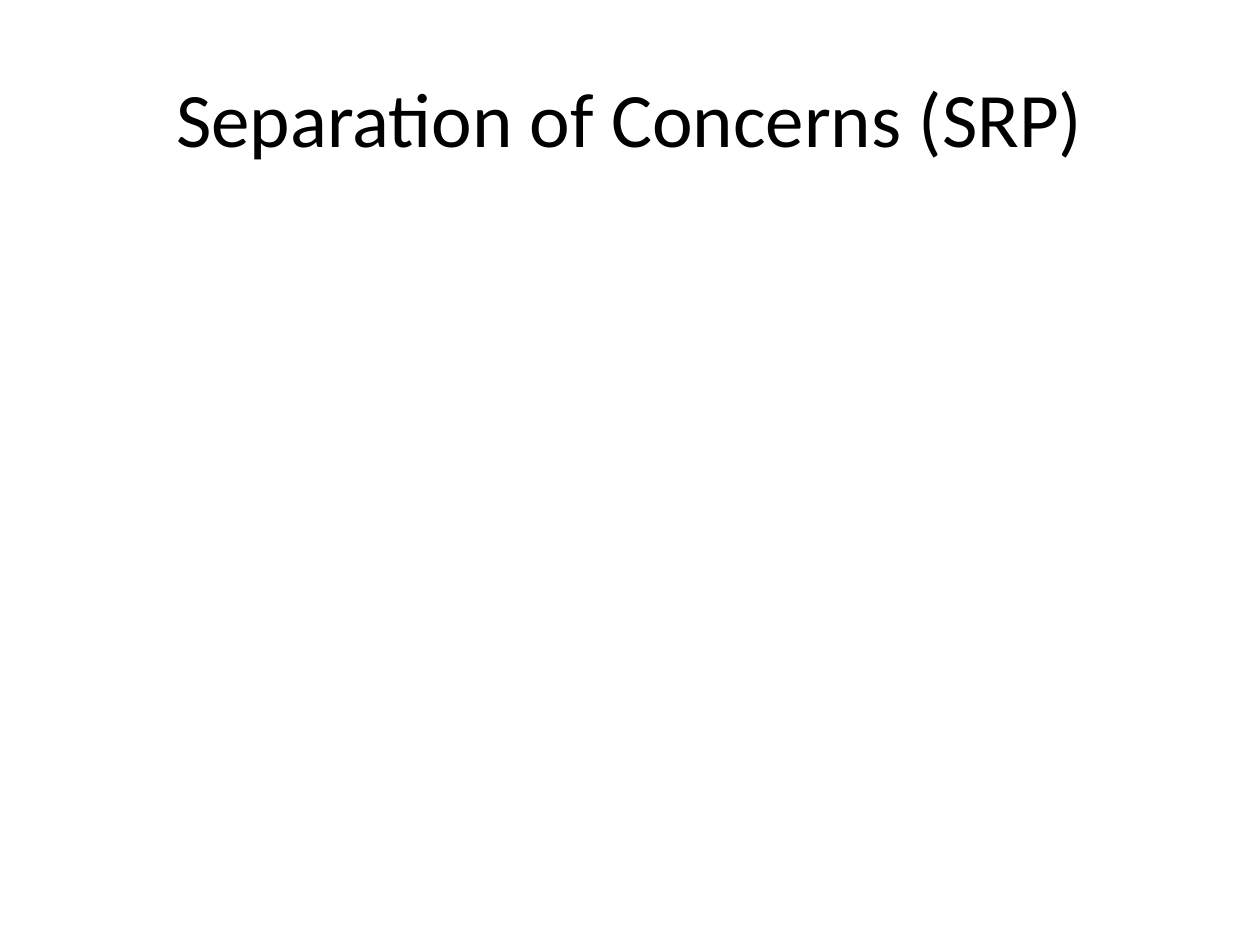
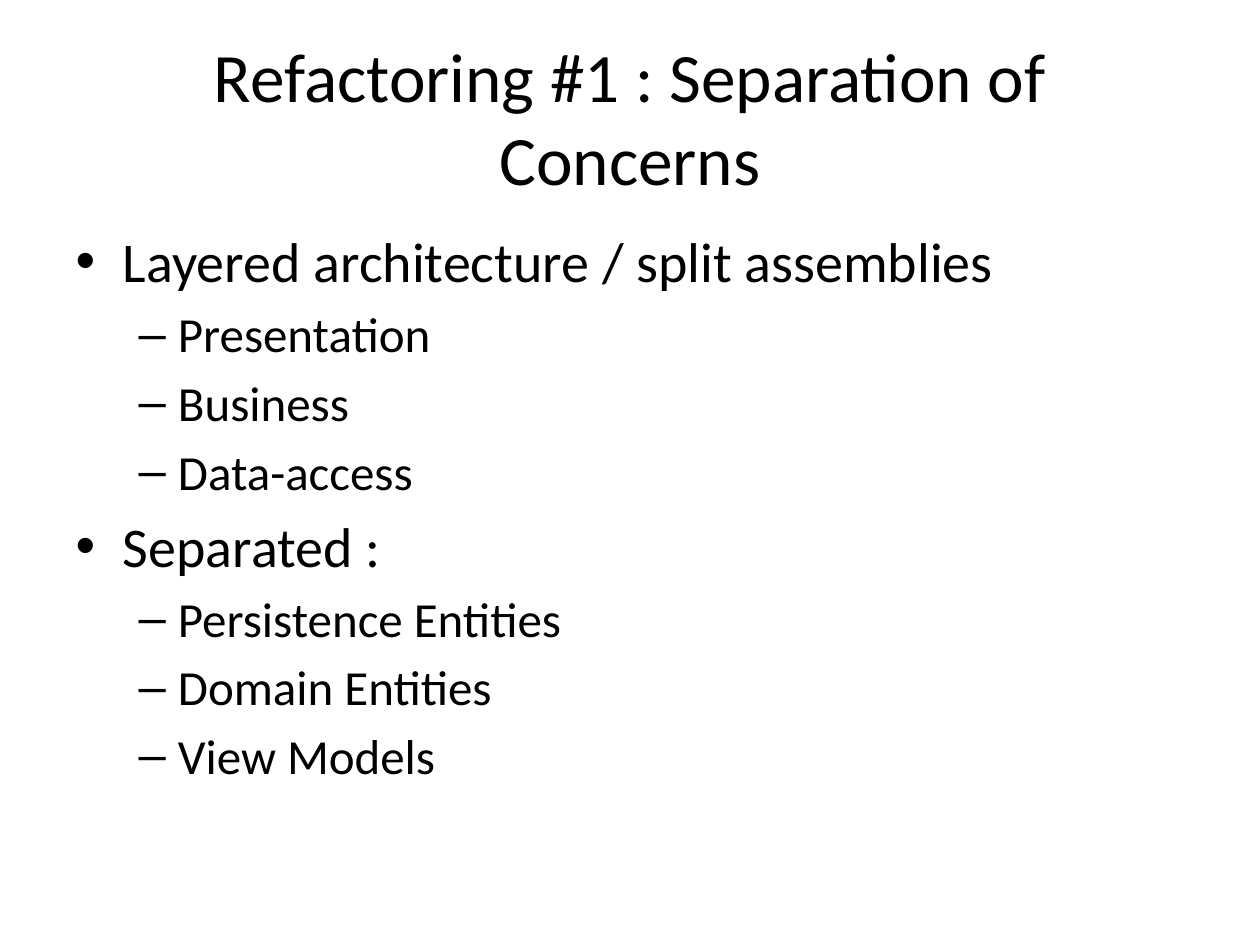
Before and after one commit to tsimbalar/DependencyInjectionTheRightWay, a slide deck: slide 14 of Dependency Injection - the right way.pptx (slide 13 before the commit). Drawn at 1260x945 pixels with LibreOffice and Linux fonts; fonts in the diff are those of the drawing. Boxes give left, top, right and bottom in pixels: in the first picture for what was removed or moved away, otherwise in the second. Text is boxed around its words. In the diff, an @@ line names an element or a change of style, - is before the commit and + after.

```diff
--- a/Dependency Injection - the right way.pptx
+++ b/Dependency Injection - the right way.pptx
@@ title at (x1=214, y1=54, x2=1046, y2=186): text changed; size 44 to 39.6 pt @@
-Separation of Concerns (SRP)
+Refactoring #1 : Separation of Concerns
@@ text added at (x1=123, y1=243, x2=993, y2=775), 28 pt, text #000000 @@
+• Layered architecture / split assemblies
+  – Presentation
+  – Business
+  – Data-access
+• Separated :
+  – Persistence Entities
+  – Domain Entities
+  – View Models
```
Also in this commit, not shown: 4 other slides changed, 5 slides added, 1 slide removed.
